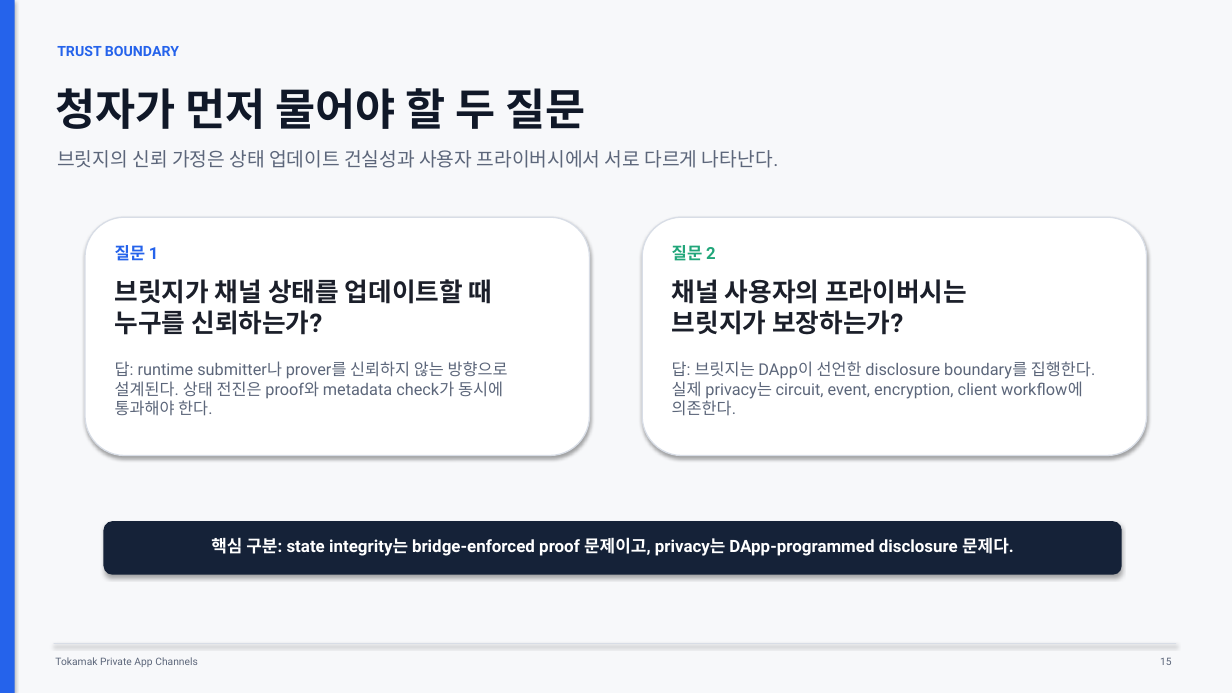
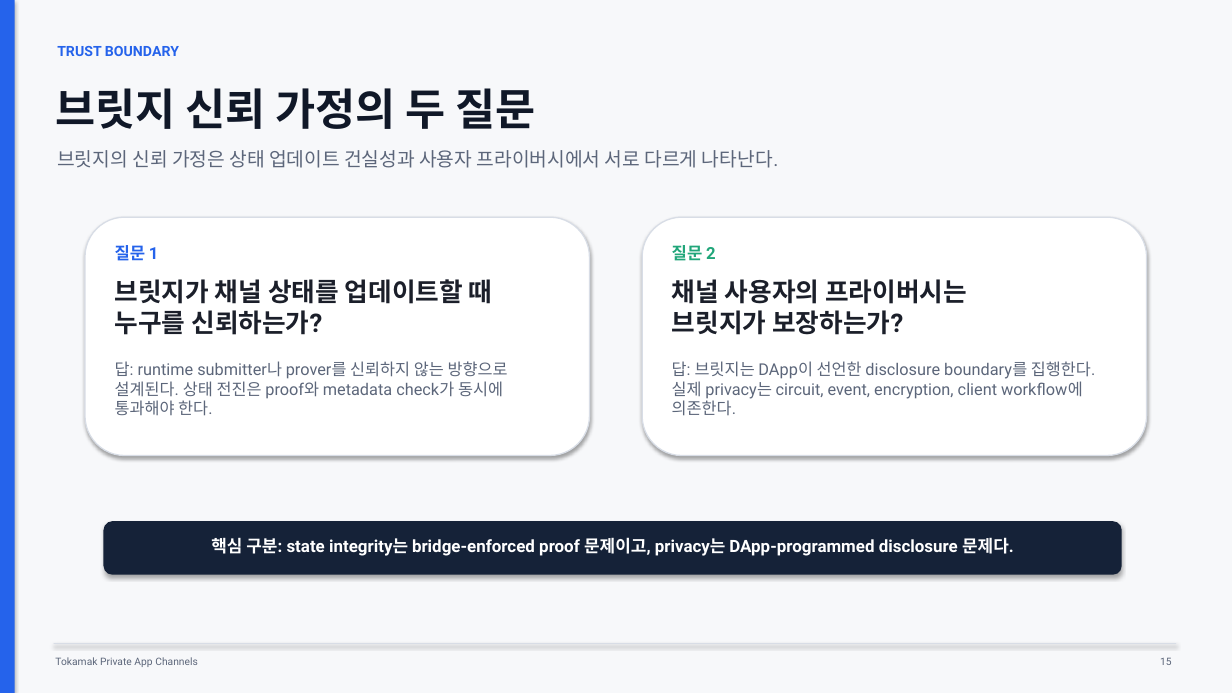
Before and after one commit to tokamak-network/Tokamak-zk-EVM-contracts, a slide deck: slide 15 of bridge/docs/dev/spec.pptx. Drawn at 1232x693 pixels with LibreOffice and Linux fonts; fonts in the diff are those of the drawing. Boxes give left, top, right and bottom in pixels: in the first picture for what was removed or moved away, otherwise in the second. Text is boxed around its words. In the diff, an @@ line names an element or a change of style, - is before the commit and + after.

Commit message:
Refine bridge trust slide title

```diff
--- a/bridge/docs/dev/spec.pptx
+++ b/bridge/docs/dev/spec.pptx
@@ text at <box>55,88,536,129</box>: text changed @@
-청자가 먼저 물어야 할 두 질문
+브릿지 신뢰 가정의 두 질문
```
